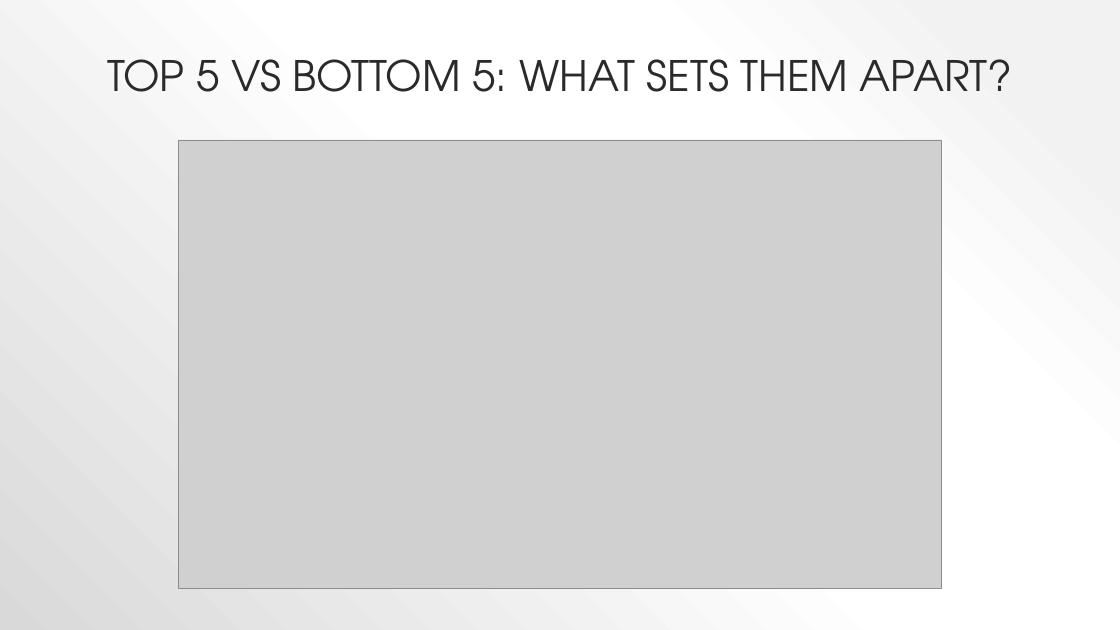
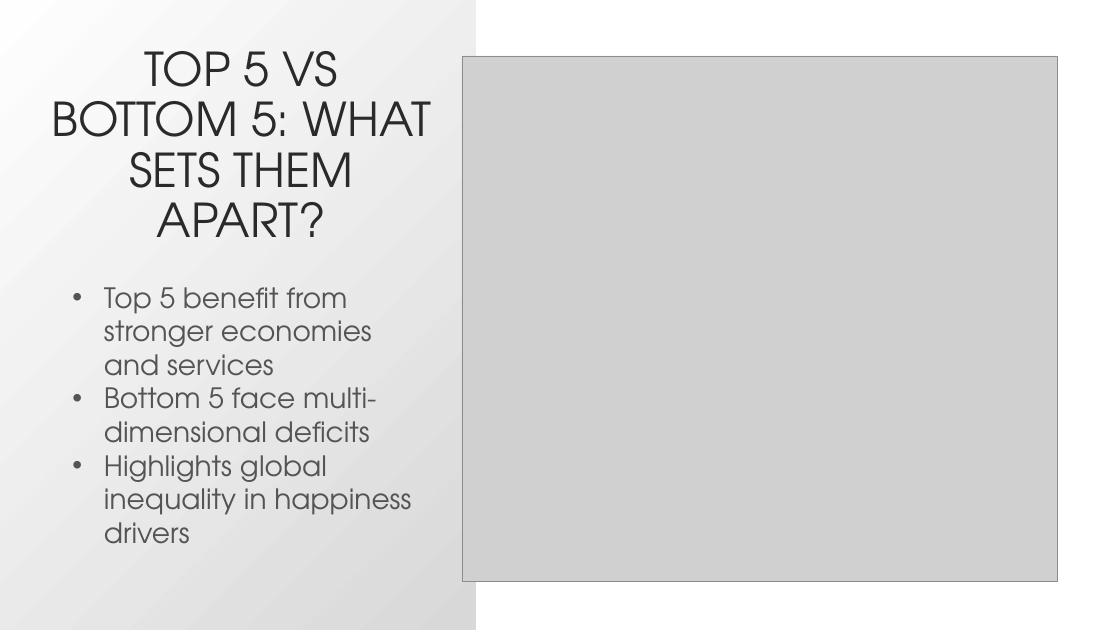
Before and after one commit to bgizzle78/C11_Capstone, a slide deck: slide 11 of presentation/global_happiness_c11_capstone.pptx. Drawn at 1120x630 pixels with LibreOffice and Linux fonts; fonts in the diff are those of the drawing; grey boxes stand for pictures. Boxes give left, top, right and bottom in pixels: in the first picture for what was removed or moved away, otherwise in the second. Text is boxed around its words. In the diff, an @@ line names an element or a change of style, - is before the commit and + after.

```diff
--- a/presentation/global_happiness_c11_capstone.pptx
+++ b/presentation/global_happiness_c11_capstone.pptx
@@ background gradient #F2F2F2 to #FFFFFF to #D9D9D9 to #FFFFFF @@
@@ rectangle added at bbox=[0, 0, 476, 630], fill gradient #D9D9D9 to #FFFFFF @@
@@ title "TOP 5 VS BOTTOM 5: ...": place and size @@
-title "TOP 5 VS BOTTOM 5: ..." at bbox=[107, 59, 1013, 92]
+title "TOP 5 VS BOTTOM 5: ..." at bbox=[51, 51, 432, 237]
@@ title "TOP 5 VS BOTTOM 5: ..." at bbox=[51, 51, 432, 237]: size 36 to 40 pt @@
@@ picture added at bbox=[462, 56, 1057, 581] @@
@@ picture removed at bbox=[178, 140, 941, 588] @@
@@ text added at bbox=[104, 287, 411, 544], 24 pt, text #545454 @@
+• Top 5 benefit from stronger economies and services
+• Bottom 5 face multi-dimensional deficits
+• Highlights global inequality in happiness drivers
```
Also in this commit, not shown: 10 other slides changed, 2 other files.
